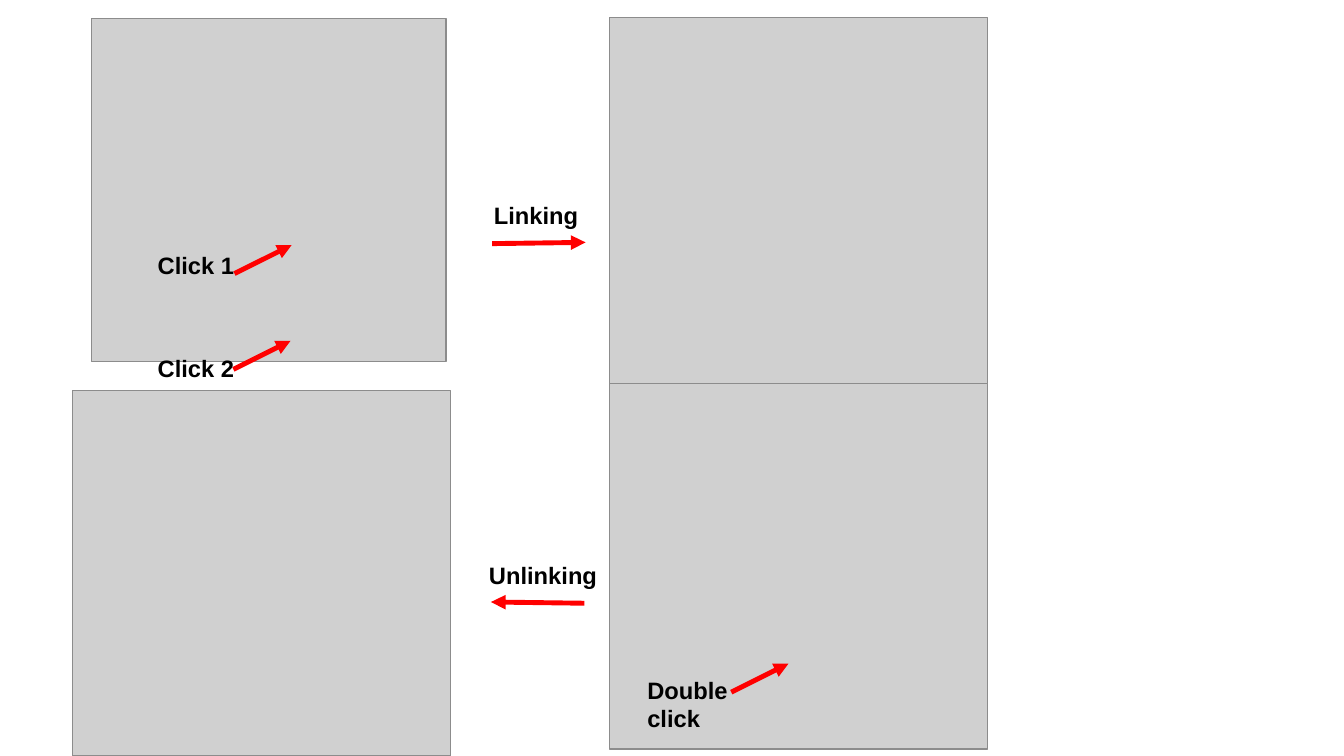
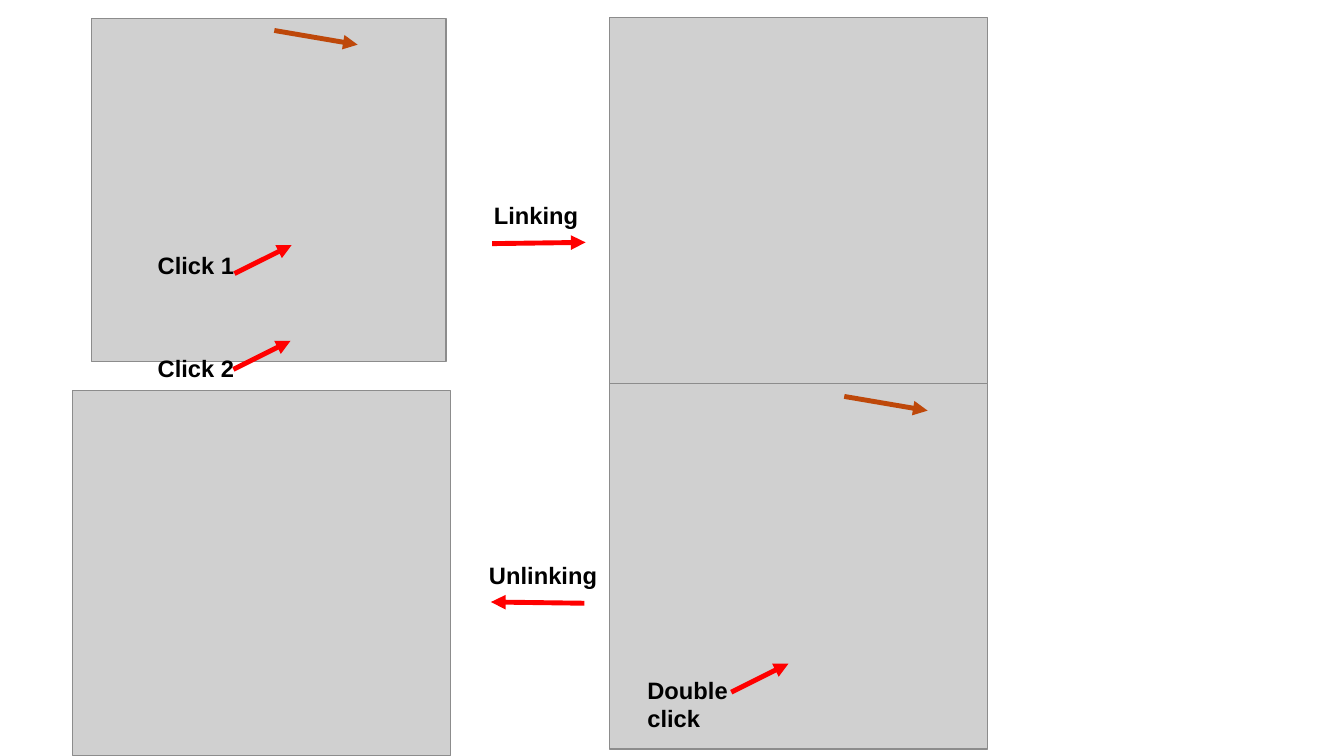
Before and after one commit to nchenche/pp-editor, a slide deck: slide 4 of doc/images/Monomer.pptx. Drawn at 1344x756 pixels with LibreOffice and Linux fonts; fonts in the diff are those of the drawing; grey boxes stand for pictures. Boxes give left, top, right and bottom in pixels: in the first picture for what was removed or moved away, otherwise in the second. Text is boxed around its words. In the diff, an @@ line names an element or a change of style, - is before the commit and + after.

```diff
--- a/doc/images/Monomer.pptx
+++ b/doc/images/Monomer.pptx
@@ arrow added from (274, 30) to (357, 45), #BE480A 2.89 pt @@
@@ arrow added from (845, 396) to (928, 411), #BE480A 2.89 pt @@
```
Also in this commit, not shown: 1 slide added, 1 slide removed, 7 other files.
